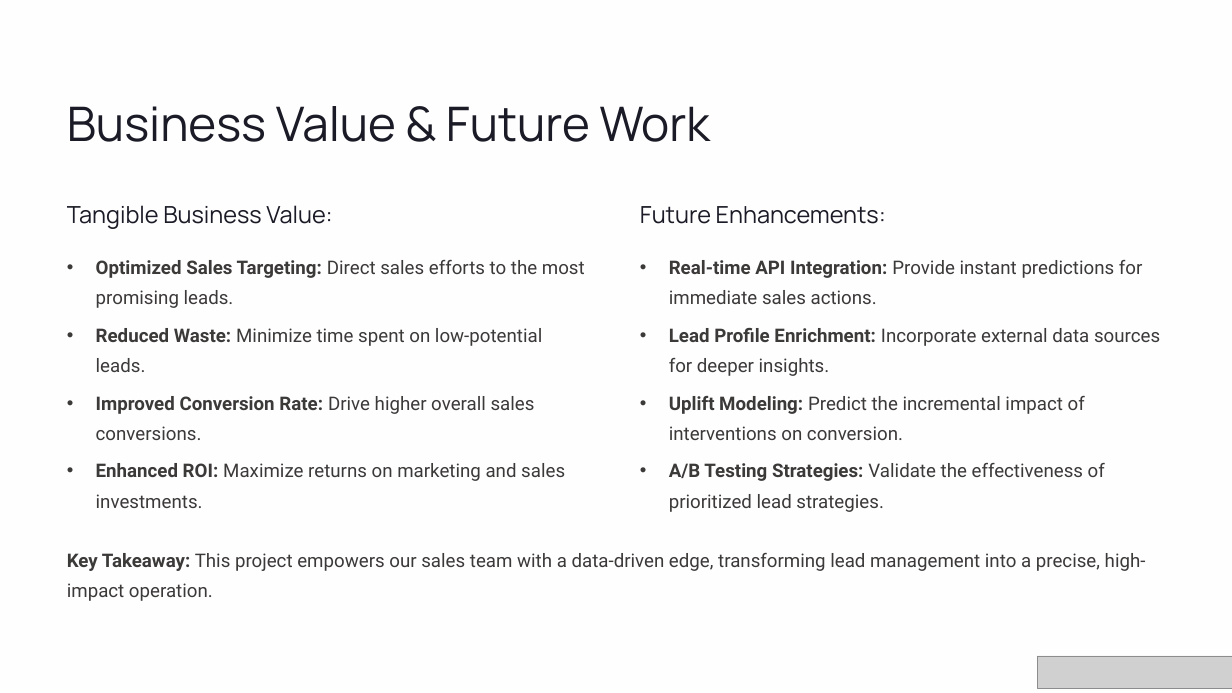
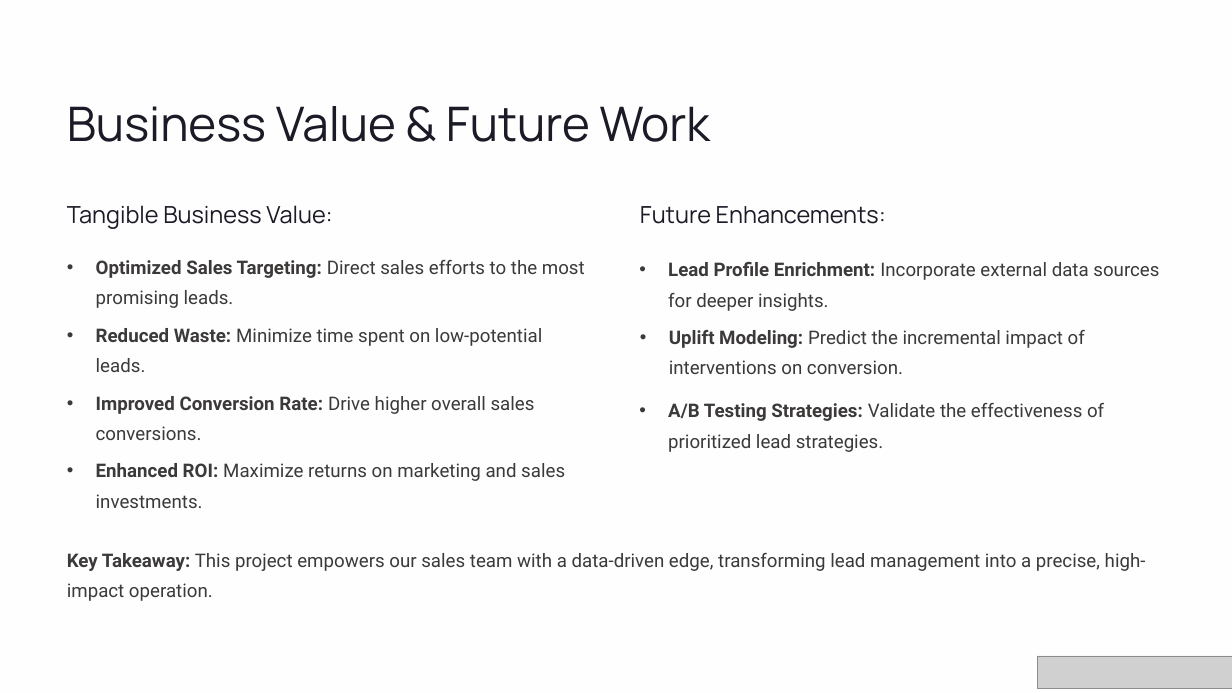
Before and after one commit to Rithwik-Minfy/Lead-Conversion-Classfication-Capstone, a slide deck: slide 11 of Capstone Presentation.pptx (slide 10 before the commit). Drawn at 1232x693 pixels with LibreOffice and Linux fonts; fonts in the diff are those of the drawing; grey boxes stand for pictures; background and template pictures are left out. Boxes give left, top, right and bottom in pixels: in the first picture for what was removed or moved away, otherwise in the second. Text is boxed around its words. In the diff, an @@ line names an element or a change of style, - is before the commit and + after.

```diff
--- a/Capstone Presentation.pptx
+++ b/Capstone Presentation.pptx
@@ text removed at <box>421,260,1142,567</box> @@
-• Real-time API Integration: Provide instant predictions for immediate sales actions.
@@ text "Lead Profile Enrichment: Incorporate external ..." rewrapped from <box>669,328,1160,376</box> to <box>668,262,1159,280</box> @@
@@ text "Uplift Modeling: Predict the incremental ...": place and size @@
-text "Uplift Modeling: Predict the incremental ..." at <box>669,396,1085,440</box>
+text "Uplift Modeling: Predict the incremental ..." at <box>669,330,1085,374</box>
@@ text "A/B Testing Strategies: Validate the ...": place and size @@
-text "A/B Testing Strategies: Validate the ..." at <box>669,463,1105,512</box>
+text "A/B Testing Strategies: Validate the ..." at <box>668,403,1104,452</box>
```
Also in this commit, not shown: 5 other slides changed, 2 slides added, 1 slide removed, 5 other files.
